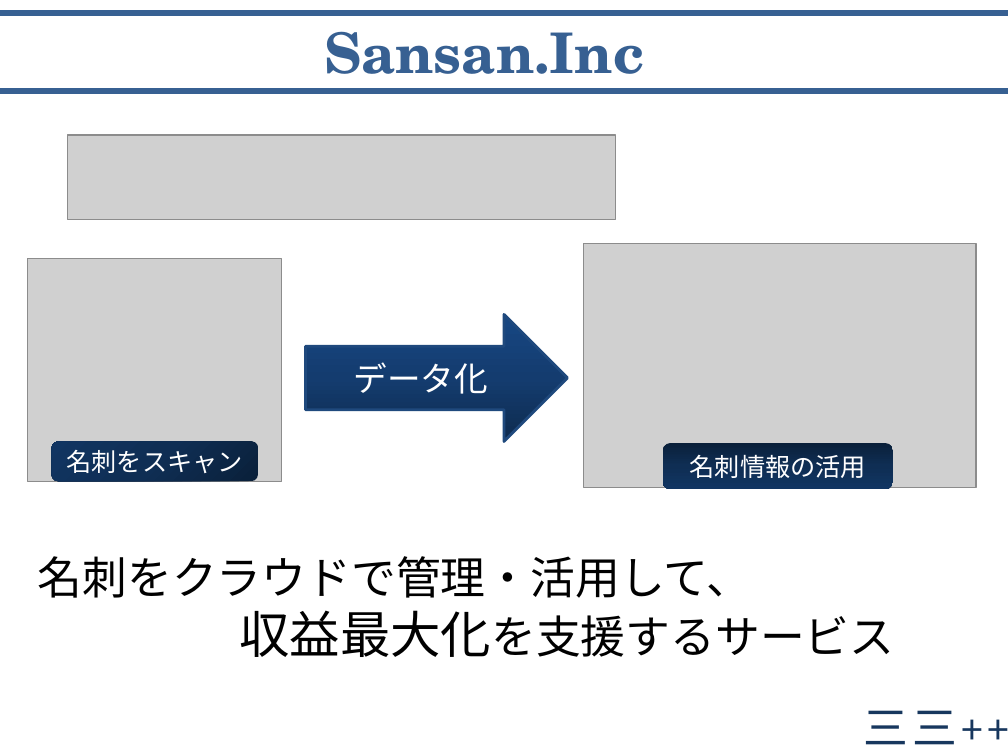
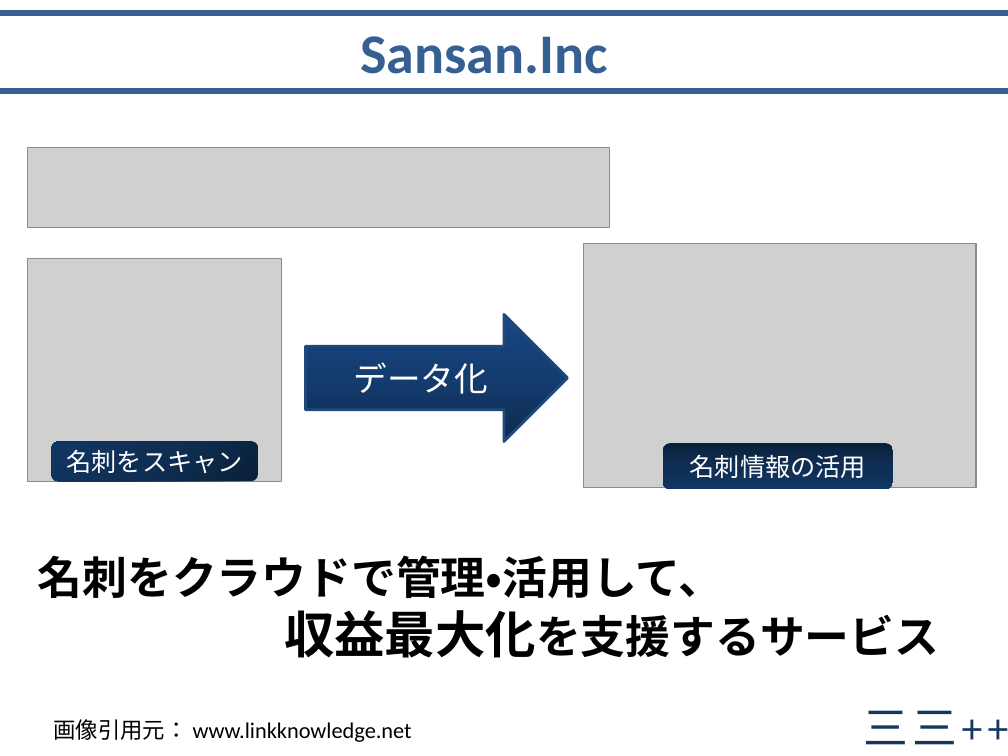
Before and after one commit to kirikiriyamama/topick, a slide deck: slide 4 of slide/sansan.pptx (slide 5 before the commit). Drawn at 1008x756 pixels with LibreOffice and Linux fonts; fonts in the diff are those of the drawing; grey boxes stand for pictures; background and template pictures are left out. Boxes give left, top, right and bottom in pixels: in the first picture for what was removed or moved away, otherwise in the second. Text is boxed around its words. In the diff, an @@ line names an element or a change of style, - is before the commit and + after.

```diff
--- a/slide/sansan.pptx
+++ b/slide/sansan.pptx
@@ rectangle "Sansan.Inc" at <box>0,13,1008,91</box>: font TeX Gyre Schola to Calibri @@
@@ picture: place and size @@
-picture at <box>68,135,615,220</box>
+picture at <box>28,148,610,228</box>
@@ text "名刺をクラウドで管理・活用して、" at <box>38,555,939,658</box>: font Noto Sans CJK JP to Calibri, bold on @@
@@ text added at <box>54,719,412,742</box>, 16 pt, text #000000 @@
+画像引用元： www.linkknowledge.net
```
Also in this commit, not shown: 5 other slides changed, 7 slides added, 1 slide removed, 2 other files.
